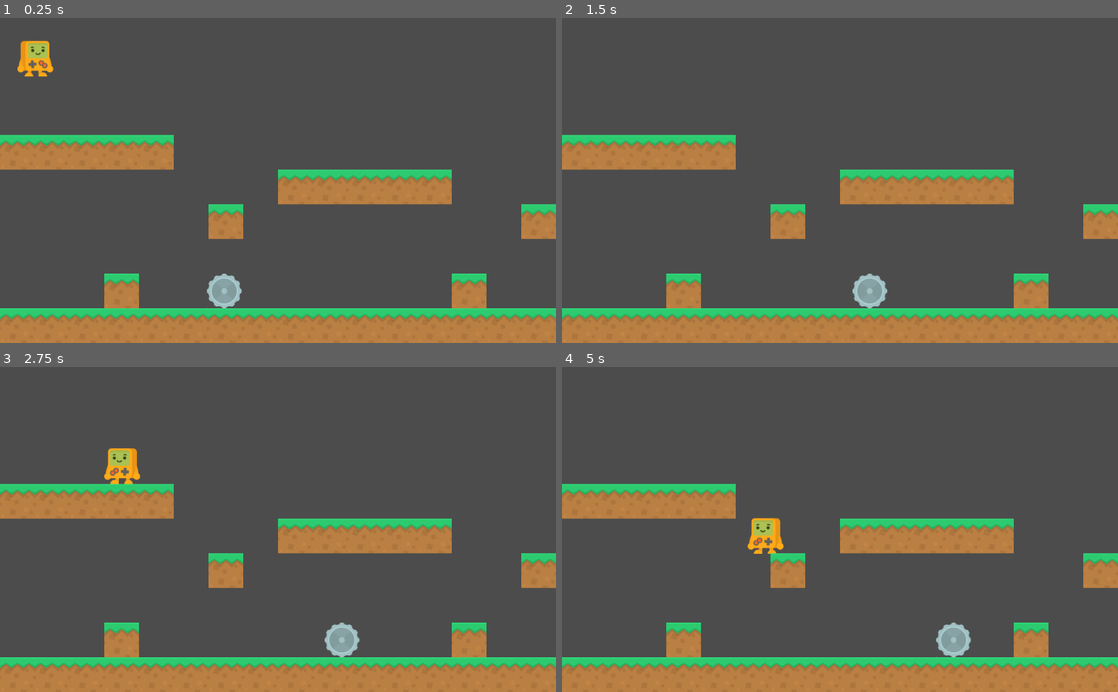
Above: before the commit, frames 1-4 (two rows, left to right).
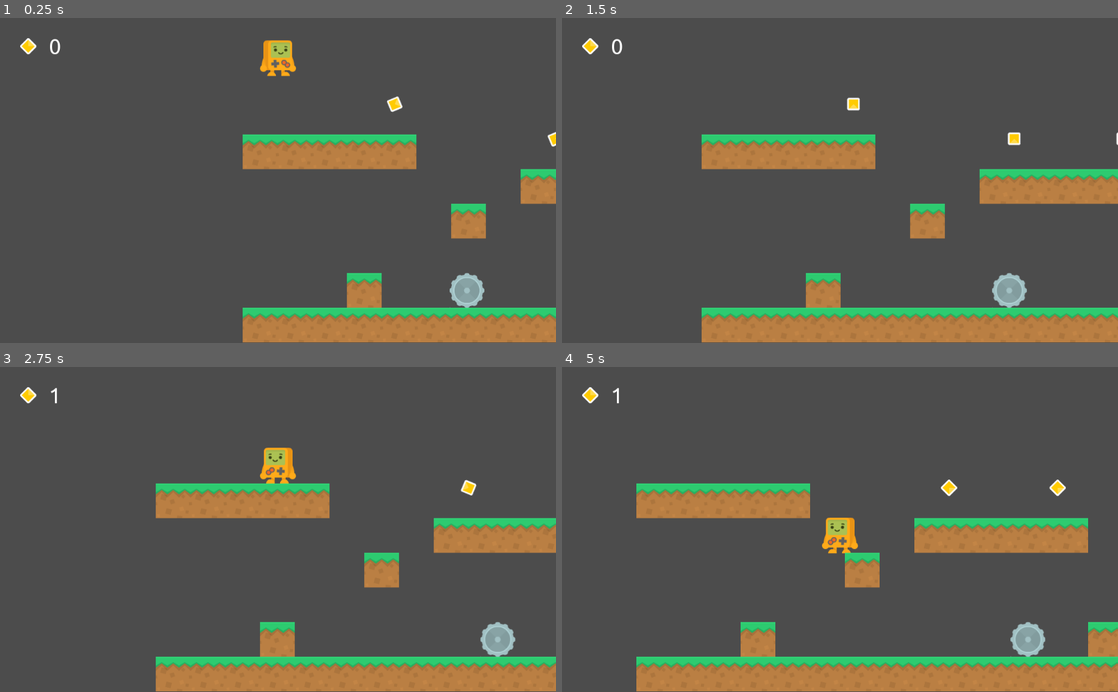
Above: after the commit, the same moments.

Repository: dzdn/godot_platformer
Game: Godot game, scene res://MainScene.tscn
Two runs of this game, one before a commit and one after it. Both use one fixed random seed, a clock stepped at 60 frames per second and the inputs below.
Inputs:
- Up to frame 1 (0.25 s): no input
- Up to frame 2 (1.5 s): hold Right (move_right) from 0.53 s (still down); tap Up (jump) at 0.77 s
- Up to frame 3 (2.75 s): tap Up (jump) at 1.52 s; release Right (move_right) at 2.03 s; hold Left (move_left) from 2.03 s (still down)
- Up to frame 4 (5 s): release Left (move_left) at 2.78 s; hold Right (move_right) 2.78-4.28 s; tap Up (jump) at 3.02, 3.77, 4.52 s; hold Left (move_left) from 4.28 s (still down)

The runs differ from the first frame. In frame 1, 22% of the frame differs, in the area x 0-100%, y 6-100%; in frame 2, 19%; in frame 3, 22%; in frame 4, 15%.

Commit message:
Complete tutorial.

Diff:
--- /dev/null
+++ b/game/CameraController.gd
@@ -0,0 +1,12 @@
+extends Camera2D
+
+onready var player = get_node("/root/MainScene/Player")
+
+# Called when the node enters the scene tree for the first time.
+func _ready():
+	pass # Replace with function body.
+
+
+# Called every frame. 'delta' is the elapsed time since the previous frame.
+func _process(delta):
+	position.x = player.position.x
--- /dev/null
+++ b/game/Coin.gd
@@ -0,0 +1,20 @@
+extends Area2D
+
+export var value = 1
+
+# Called when the node enters the scene tree for the first time.
+func _ready():
+	pass # Replace with function body.
+
+
+# Called every frame. 'delta' is the elapsed time since the previous frame.
+func _process(delta):
+	# rotate 90 degrees a second
+	rotation_degrees += 90 * delta
+
+
+func _on_Coin_body_entered(body):
+	# was it the player?
+	if body.name == "Player":
+		body.collect_coin(value)
+		queue_free()
--- /dev/null
+++ b/game/Coin.tscn
@@ -0,0 +1,18 @@
+[gd_scene load_steps=4 format=2]
+
+[ext_resource path="res://Sprites/Coin.png" type="Texture" id=1]
+[ext_resource path="res://Coin.gd" type="Script" id=2]
+
+[sub_resource type="CircleShape2D" id=1]
+
+[node name="Coin" type="Area2D"]
+script = ExtResource( 2 )
+
+[node name="Coin" type="Sprite" parent="."]
+texture = ExtResource( 1 )
+
+[node name="CollisionShape2D" type="CollisionShape2D" parent="."]
+scale = Vector2( 1.65, 1.65 )
+shape = SubResource( 1 )
+
+[connection signal="body_entered" from="." to="." method="_on_Coin_body_entered"]
--- a/game/Enemy.gd
+++ b/game/Enemy.gd
@@ -44,3 +44,9 @@
 			new = to
 
 	return new
+
+
+func _on_Enemy_body_entered(body):
+
+	if body.name == "Player":
+		body.die()
--- a/game/Enemy.tscn
+++ b/game/Enemy.tscn
@@ -14,3 +14,5 @@
 
 [node name="CollisionShape2D" type="CollisionShape2D" parent="."]
 shape = SubResource( 1 )
+
+[connection signal="body_entered" from="." to="." method="_on_Enemy_body_entered"]
--- /dev/null
+++ b/game/Font/font_ubuntu.tres
@@ -0,0 +1,11 @@
+[gd_resource type="DynamicFont" load_steps=3 format=2]
+
+[ext_resource path="res://Font/Ubuntu-Regular.ttf" type="DynamicFontData" id=1]
+
+[sub_resource type="DynamicFontData" id=1]
+font_path = "res://Font/Ubuntu-Regular.ttf"
+
+[resource]
+size = 40
+font_data = SubResource( 1 )
+fallback/0 = ExtResource( 1 )
--- a/game/MainScene.tscn
+++ b/game/MainScene.tscn
@@ -1,13 +1,29 @@
-[gd_scene load_steps=4 format=2]
+[gd_scene load_steps=7 format=2]
 
 [ext_resource path="res://Player.tscn" type="PackedScene" id=1]
 [ext_resource path="res://Tile.tscn" type="PackedScene" id=2]
 [ext_resource path="res://Enemy.tscn" type="PackedScene" id=3]
+[ext_resource path="res://Coin.tscn" type="PackedScene" id=4]
+[ext_resource path="res://CameraController.gd" type="Script" id=5]
+[ext_resource path="res://UI.tscn" type="PackedScene" id=6]
 
 [node name="MainScene" type="Node2D"]
 
 [node name="Player" parent="." instance=ExtResource( 1 )]
 position = Vector2( 65, 37 )
+
+[node name="Camera2D" type="Camera2D" parent="."]
+position = Vector2( 512, 301 )
+current = true
+drag_margin_left = 0.0
+drag_margin_top = 0.0
+drag_margin_right = 0.0
+drag_margin_bottom = 0.0
+script = ExtResource( 5 )
+
+[node name="CanvasLayer" type="CanvasLayer" parent="."]
+
+[node name="UI" parent="CanvasLayer" instance=ExtResource( 6 )]
 
 [node name="Tile" parent="." instance=ExtResource( 2 )]
 position = Vector2( 32, 568 )
@@ -103,3 +119,15 @@
 position = Vector2( 288, 504 )
 speed = 500
 moveDist = 512
+
+[node name="Coin" parent="." instance=ExtResource( 4 )]
+position = Vector2( 280, 160 )
+
+[node name="Coin2" parent="." instance=ExtResource( 4 )]
+position = Vector2( 576, 224 )
+
+[node name="Coin3" parent="." instance=ExtResource( 4 )]
+position = Vector2( 776, 224 )
+
+[node name="Coin4" parent="." instance=ExtResource( 4 )]
+position = Vector2( 968, 496 )
--- a/game/Player.gd
+++ b/game/Player.gd
@@ -14,6 +14,8 @@
 
 # components
 onready var sprite = $Sprite
+onready var ui = get_node("/root/MainScene/CanvasLayer/UI")
+
 
 # Called when the node enters the scene tree for the first time.
 func _ready():
@@ -49,3 +51,12 @@
 		sprite.flip_h = true
 	elif vel.x > 0:
 		sprite.flip_h = false
+
+# called when we run into a coin
+func collect_coin(value):
+	score += value
+	ui.set_score_text(score)
+
+# called when we hit an enemy
+func die():
+	get_tree().reload_current_scene()
--- /dev/null
+++ b/game/UI.gd
@@ -0,0 +1,15 @@
+extends Control
+
+onready var scoreText = get_node("ScoreText")
+
+# Called when the node enters the scene tree for the first time.
+func _ready():
+	scoreText.text = "0"
+
+
+# Called every frame. 'delta' is the elapsed time since the previous frame.
+#func _process(delta):
+#	pass
+
+func set_score_text(score):
+	scoreText.text = str(score)
--- /dev/null
+++ b/game/UI.tscn
@@ -0,0 +1,36 @@
+[gd_scene load_steps=5 format=2]
+
+[ext_resource path="res://Font/Ubuntu-Regular.ttf" type="DynamicFontData" id=1]
+[ext_resource path="res://Sprites/Coin.png" type="Texture" id=2]
+[ext_resource path="res://UI.gd" type="Script" id=3]
+
+[sub_resource type="DynamicFont" id=1]
+size = 40
+font_data = ExtResource( 1 )
+
+[node name="UI" type="Control"]
+anchor_right = 1.0
+anchor_bottom = 1.0
+script = ExtResource( 3 )
+__meta__ = {
+"_edit_use_anchors_": false
+}
+
+[node name="CoinIcon" type="TextureRect" parent="."]
+margin_left = 20.0
+margin_top = 20.0
+margin_right = 84.0
+margin_bottom = 84.0
+texture = ExtResource( 2 )
+
+[node name="ScoreText" type="Label" parent="."]
+margin_left = 90.0
+margin_top = 20.0
+margin_right = 190.0
+margin_bottom = 84.0
+custom_fonts/font = SubResource( 1 )
+text = "50"
+valign = 1
+__meta__ = {
+"_edit_use_anchors_": false
+}
